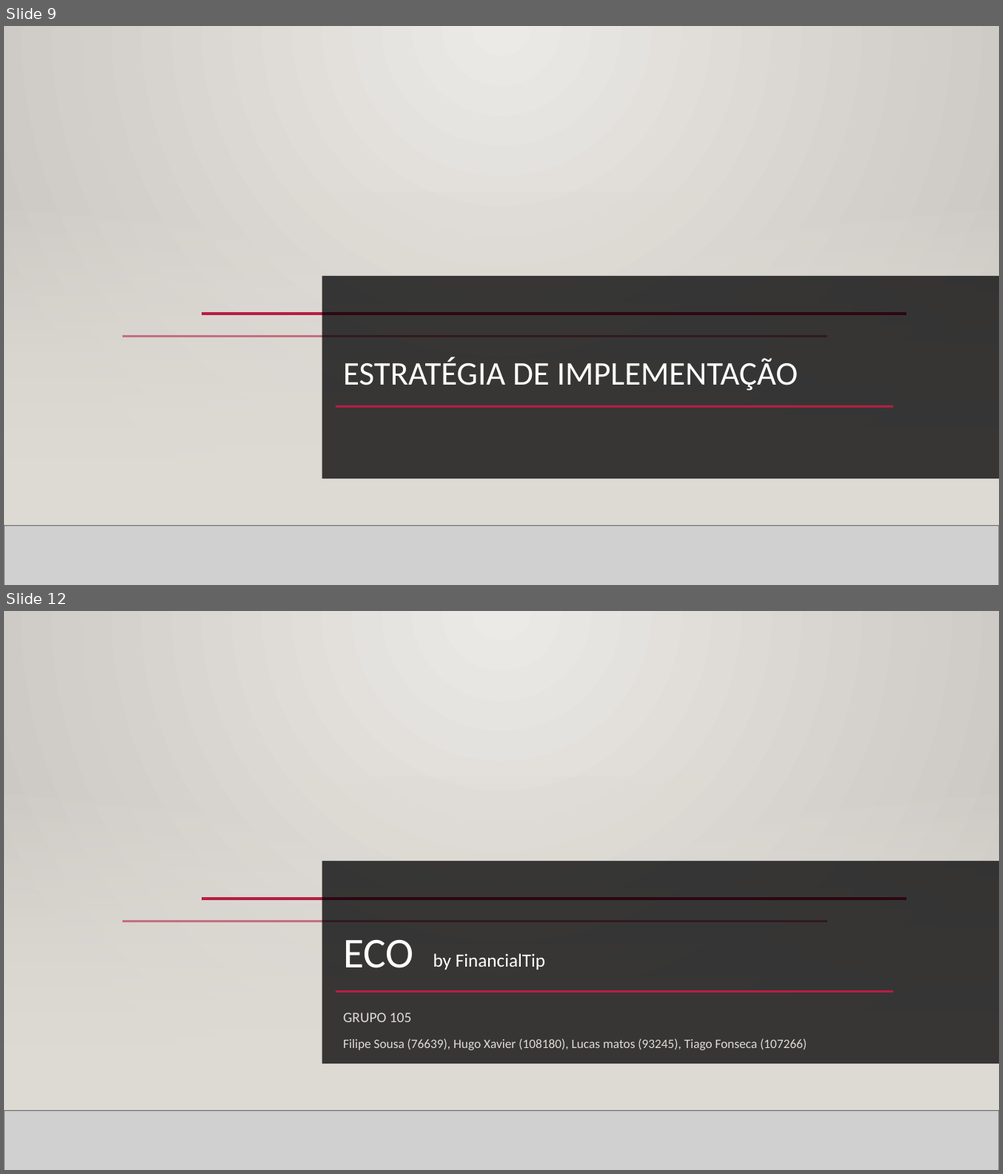
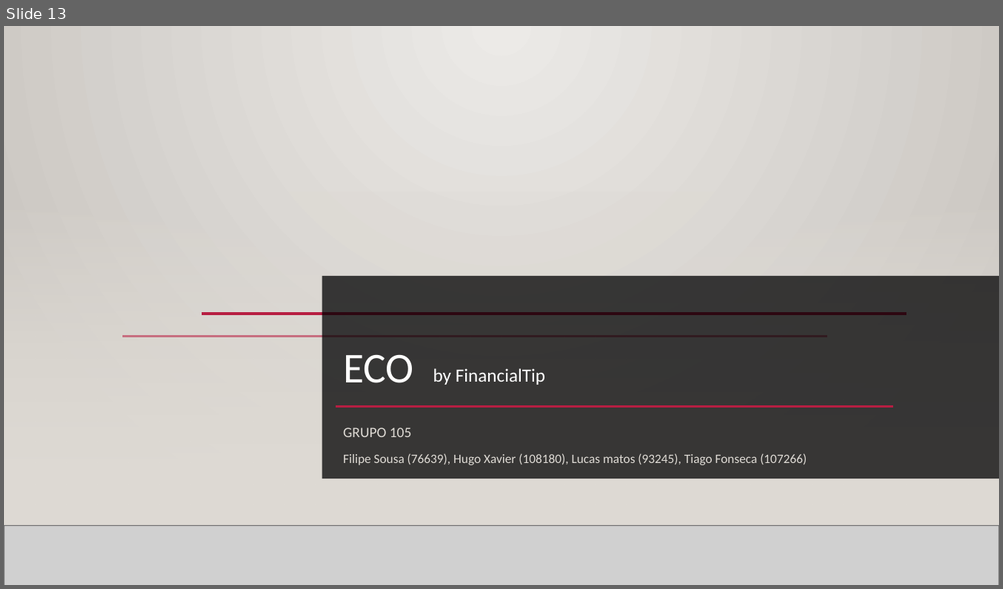
Before and after one commit to Projeto-ECO/Fase-4, a slide deck: Editables/Fase 4 - Implementação.pptx. Shown one above the other, each under a label of ours: slides 9 and 12 before the commit, slide 13 after it; the slides between them are not shown. The pictures are 1003x1174 and 1003x589 pixels, drawn with LibreOffice and Linux fonts; fonts in the diff are those of the drawing; grey boxes stand for pictures; background and template pictures are left out. Boxes give left, top, right and bottom in pixels: in the first picture for what was removed or moved away, otherwise in the second. Text is boxed around its words. In the diff, an @@ line names an element or a change of style, - is before the commit and + after.

```diff
--- a/Editables/Fase 4 - Implementação.pptx
+++ b/Editables/Fase 4 - Implementação.pptx
@@ slide 9 removed at (4, 26, 999, 585), background picture (left out); not listed: 3 template elements that a slide beside it also shows @@
@@ rectangle removed at (4, 191, 999, 526) @@
@@ rectangle removed at (322, 276, 999, 479) @@
@@ line removed from (201, 314) to (906, 314) @@
@@ title removed at (343, 357, 797, 391) @@
-ESTRATÉGIA DE IMPLEMENTAÇÃO
@@ line removed from (336, 406) to (893, 406) @@
@@ picture removed at (4, 526, 999, 585) @@
@@ line removed from (4, 526) to (999, 526) @@
@@ what was slide 12 is now slide 13 @@
```
Also in this commit, not shown: 5 slides changed, 7 slides added, 5 other slides removed, 1 other file.
